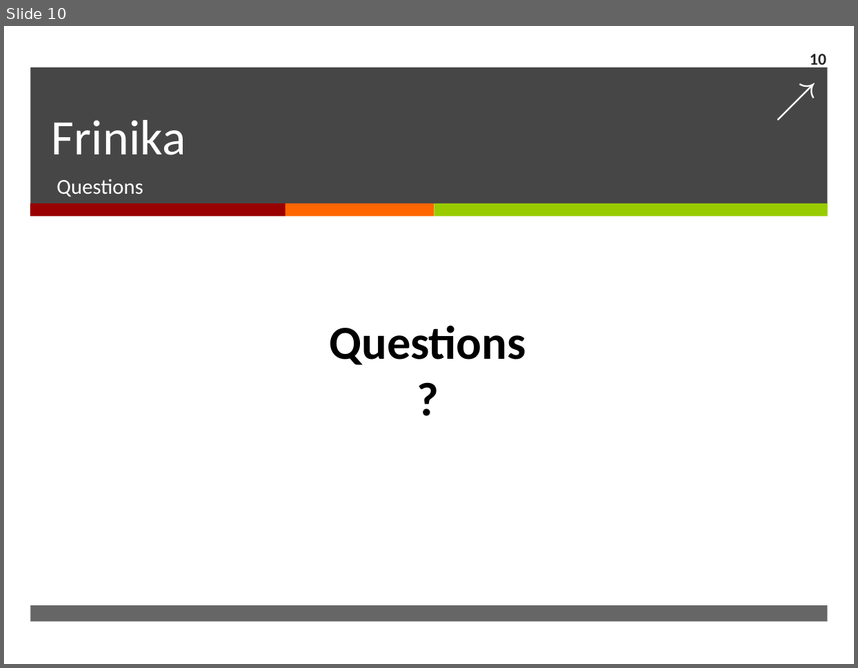
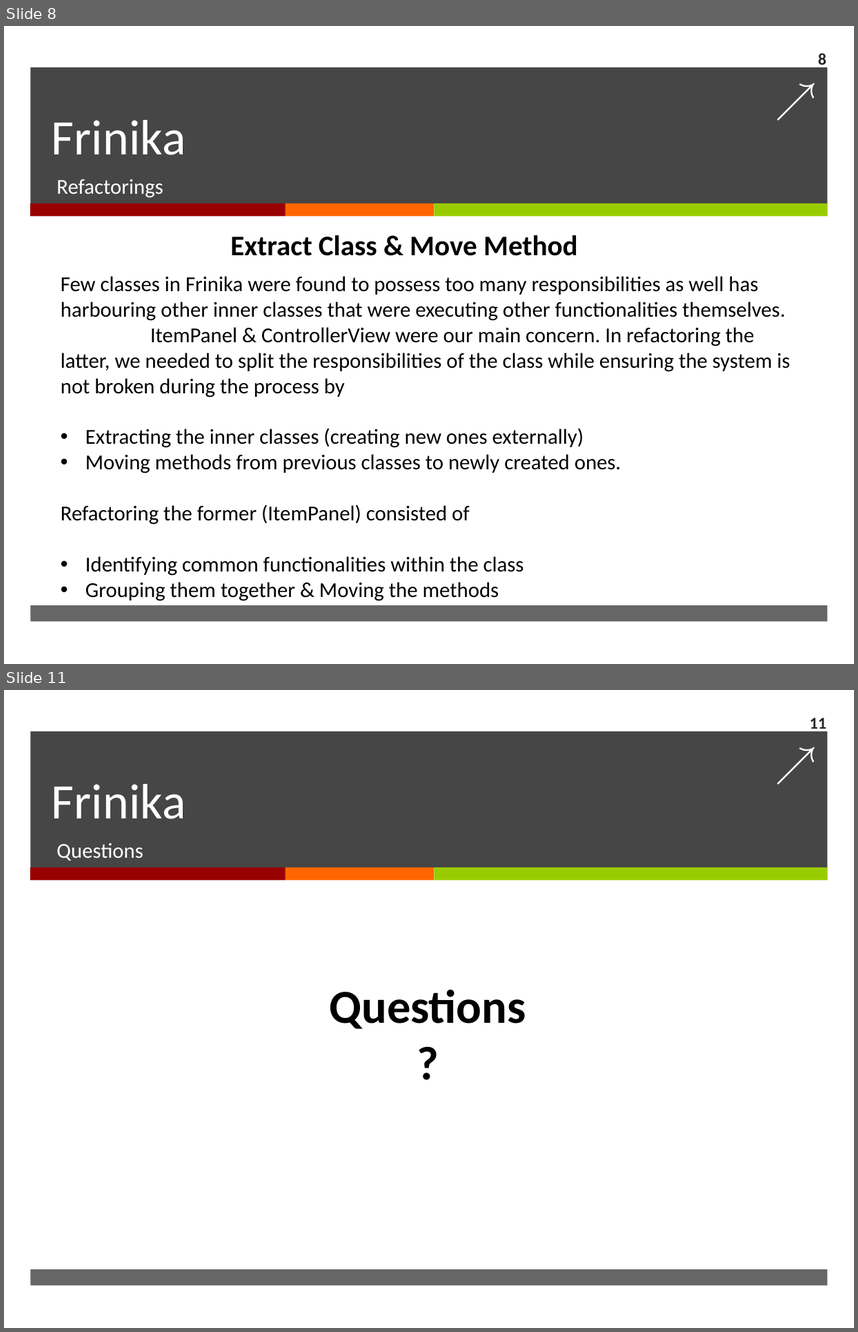
Before and after one commit to mischell/Soen6471Frinika, a slide deck: Final Report/SOEN6471 - Frinika - Final Presentation.ppt. Shown one above the other, each under a label of ours: slide 10 before the commit, slides 8 and 11 after it; the slides between them are not shown. The pictures are 858x668 and 858x1332 pixels, drawn with LibreOffice and Linux fonts; fonts in the diff are those of the drawing. Boxes give left, top, right and bottom in pixels: in the first picture for what was removed or moved away, otherwise in the second. Text is boxed around its words. In the diff, an @@ line names an element or a change of style, - is before the commit and + after.

Commit message:
2nd half Presentation
Refactoring , why? and Conclusion. Mischell it would be advisable to
include class diagram of the refactoring you carried out.

```diff
--- a/Final Report/SOEN6471 - Frinika - Final Presentation.ppt
+++ b/Final Report/SOEN6471 - Frinika - Final Presentation.ppt
@@ slide 8 added at bbox=[4, 26, 854, 664], background #FFFFFF; not listed: 6 template elements that a slide beside it also shows @@
@@ page number added at bbox=[818, 51, 826, 69], 14 pt, text #262626, bold @@
+8
@@ title added at bbox=[52, 120, 186, 155], 42 pt, text #FFFFFF @@
+Frinika
@@ subtitle added at bbox=[56, 179, 163, 198], 18 pt, text #FFFFFF @@
+Refactorings
@@ text added at bbox=[230, 235, 578, 256], 24 pt, text #000000, bold @@
+Extract Class & Move Method
@@ text added at bbox=[61, 276, 790, 601], 18 pt, text #000000 @@
+Few classes in Frinika were found to possess too many responsibilities as well has harbouring other inner classes that were executing other functionalities themselves.
+ItemPanel & ControllerView were our main concern. In refactoring the latter, we needed to split the responsibilities of the class while ensuring the system is not broken during the process by
+• Extracting the inner classes (creating new ones externally)
+• Moving methods from previous classes to newly created ones.
+Refactoring the former (ItemPanel) consisted of
+• Identifying common functionalities within the class
+• Grouping them together & Moving the methods
@@ what was slide 10 is now slide 11 @@
@@ page number at bbox=[810, 718, 826, 733]: text changed @@
-10
+11
```
Also in this commit, not shown: 2 slides changed, 1 other slide added, 1 slide removed.
